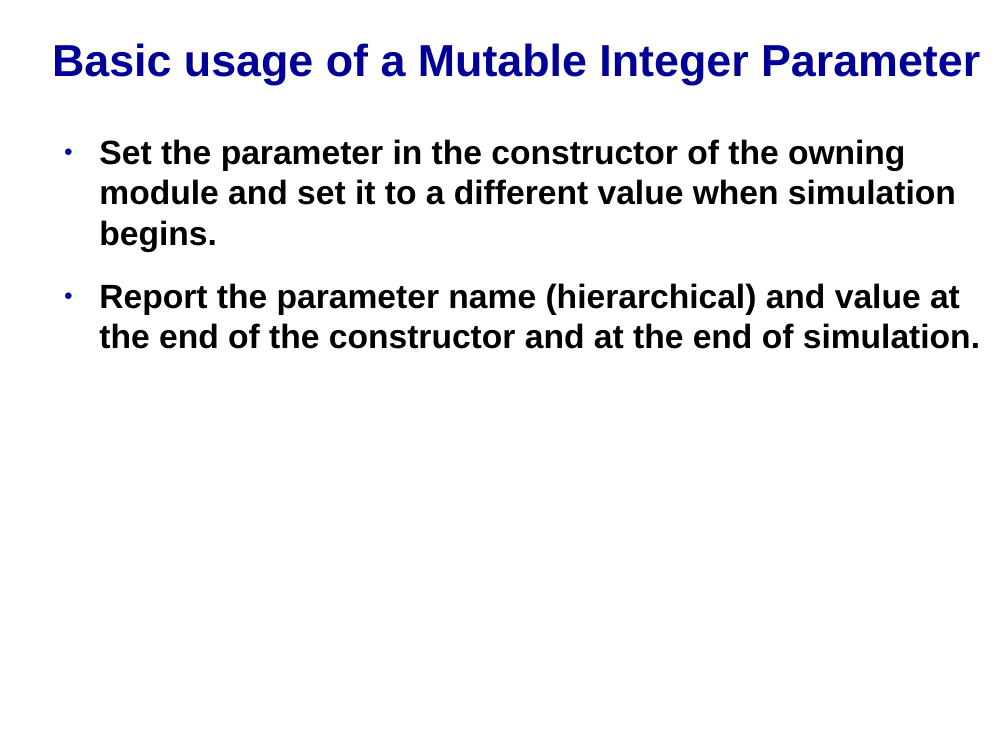
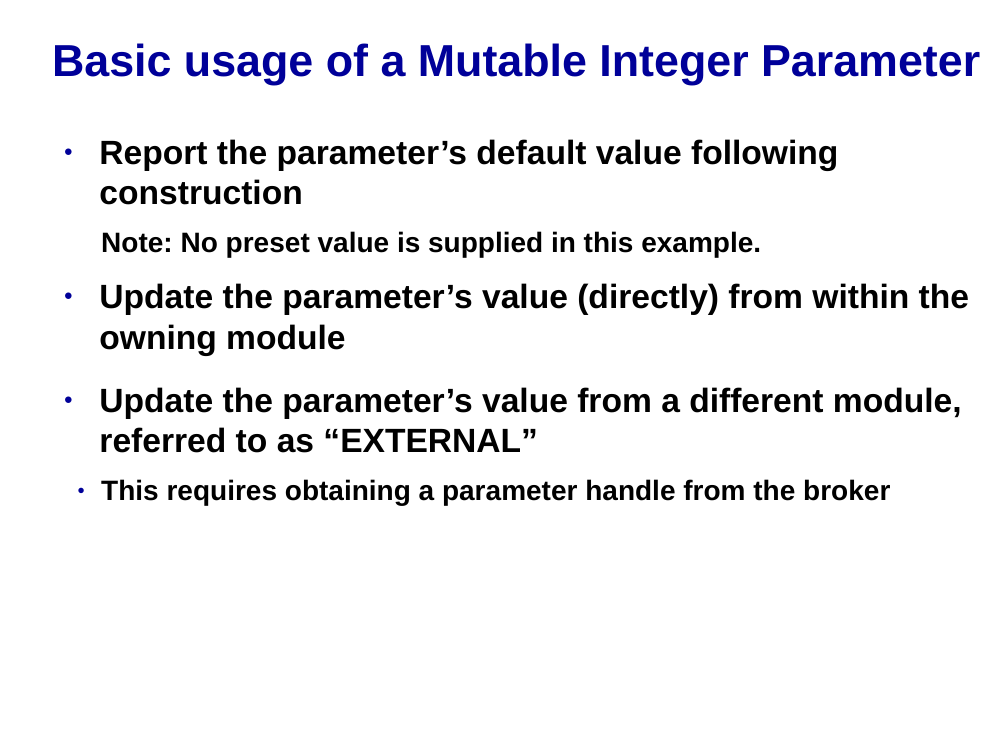
Before and after one commit to accellera-official/cci, a slide deck: slide 2 of examples/ex01_Simple_Int_Param/docs/ex01_Simple_Int_Param.ppt. Drawn at 1008x756 pixels with LibreOffice and Linux fonts; fonts in the diff are those of the drawing; background and template pictures are left out. Boxes give left, top, right and bottom in pixels: in the first picture for what was removed or moved away, otherwise in the second. Text is boxed around its words. In the diff, an @@ line names an element or a change of style, - is before the commit and + after.

Commit message:
PPT terminology updates and cleanup
Update the tutorial and examples PowerPoint presentations to reflect
changes in terminology and perform general cleanup.

```diff
--- a/examples/ex01_Simple_Int_Param/docs/ex01_Simple_Int_Param.ppt
+++ b/examples/ex01_Simple_Int_Param/docs/ex01_Simple_Int_Param.ppt
@@ text at (99,139,969,506): text changed @@
-● Set the parameter in the constructor of the owning module and set it to a different value when simulation begins.
-● Report the parameter name (hierarchical) and value at the end of the constructor and at the end of simulation.
+● Report the parameter’s default value following construction
+  Note: No preset value is supplied in this example.
+● Update the parameter’s value (directly) from within the owning module
+● Update the parameter’s value from a different module, referred to as “EXTERNAL”
+  ● This requires obtaining a parameter handle from the broker
```
Also in this commit, not shown: 1 other slide changed, 10 other files.
